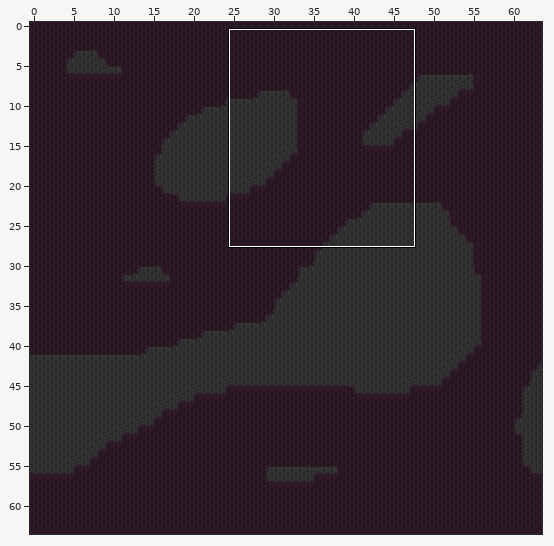
Tiled map: res/maps/burned_forest.tmx. The first picture is a wide view before the edit; the outline marks the close-up.
Close-up. Before the commit:
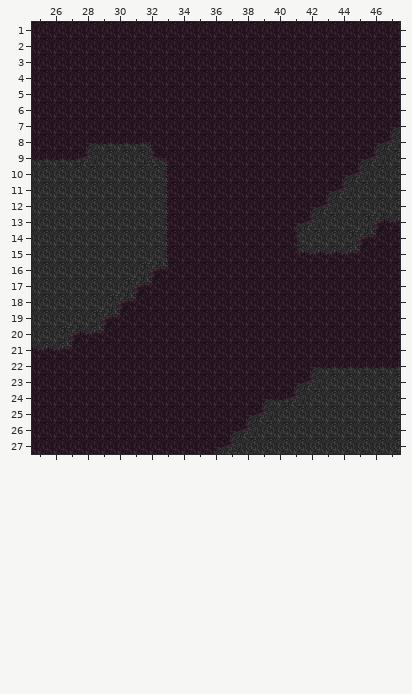
Cells are 16x16 px. Shown: x 25..47, y 1..27. The commit also changed other parts of the map, which this record leaves out.
The result:
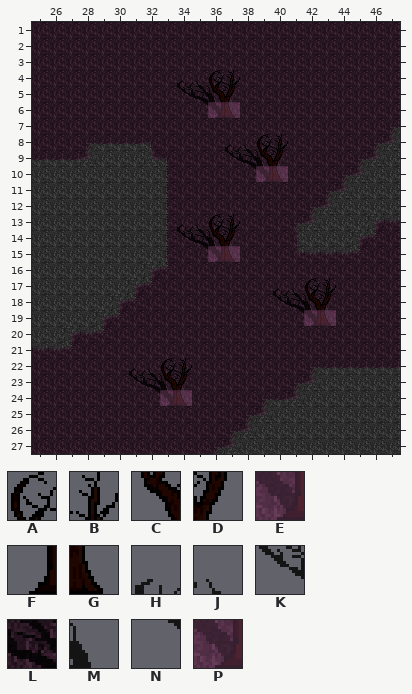
Key: from "burned_forest": A 0, B 1, C 7, D 8, E 10, F 14, G 15, H 21, J 22, K 28, L 29, M 30, N 36, P 37.
_ is an empty cell.
Tiles of an added or newly shown layer are drawn over the layers below it.
See-through tiles are keyed as they look on the map.
Edits made:
Changed rows in their new state; . is an unchanged cell.
Layer "shadows":
first column x 31:
 4 ...HJ.......
 5 ...KLM......
 6 ....NP......
 8 ......HJ....
 9 ......KLM...
10 .......NP...
13 ...HJ.......
14 ...KLM......
15 ....NP......
17 .........HJ.
18 .........KLM
19 ..........NP
22 HJ..........
23 KLM.........
24 .NP.........
Layer "trunks" (added):
first column x 36:
 6 FG
first column x 39:
10 FG
first column x 36:
15 FG
first column x 42:
19 FG
first column x 33:
24 FG
Layer "trees":
first column x 36:
 4 AB...
 5 CD...
 8 ...AB
 9 ...CD
first column x 36:
13 AB......
14 CD......
17 ......AB
18 ......CD
first column x 33:
22 AB
23 CD
Layer "collision" (added):
first column x 36:
 6 EE
first column x 39:
10 EE
first column x 36:
15 EE
first column x 42:
19 EE
first column x 33:
24 EE
Where, in picture pixels (left, top, right, bottom), the same in both close-ups:
added: (177, 70, 240, 118)
added: (225, 134, 288, 182)
added: (177, 214, 240, 262)
added: (273, 278, 336, 326)
added: (129, 358, 192, 406)
